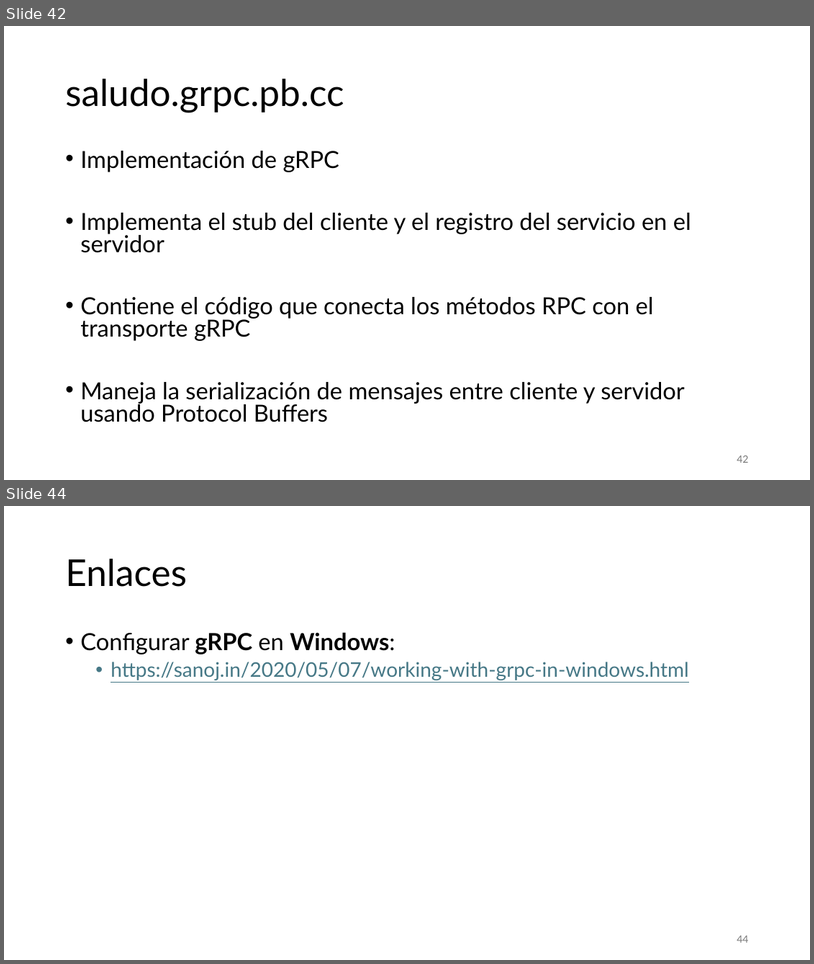
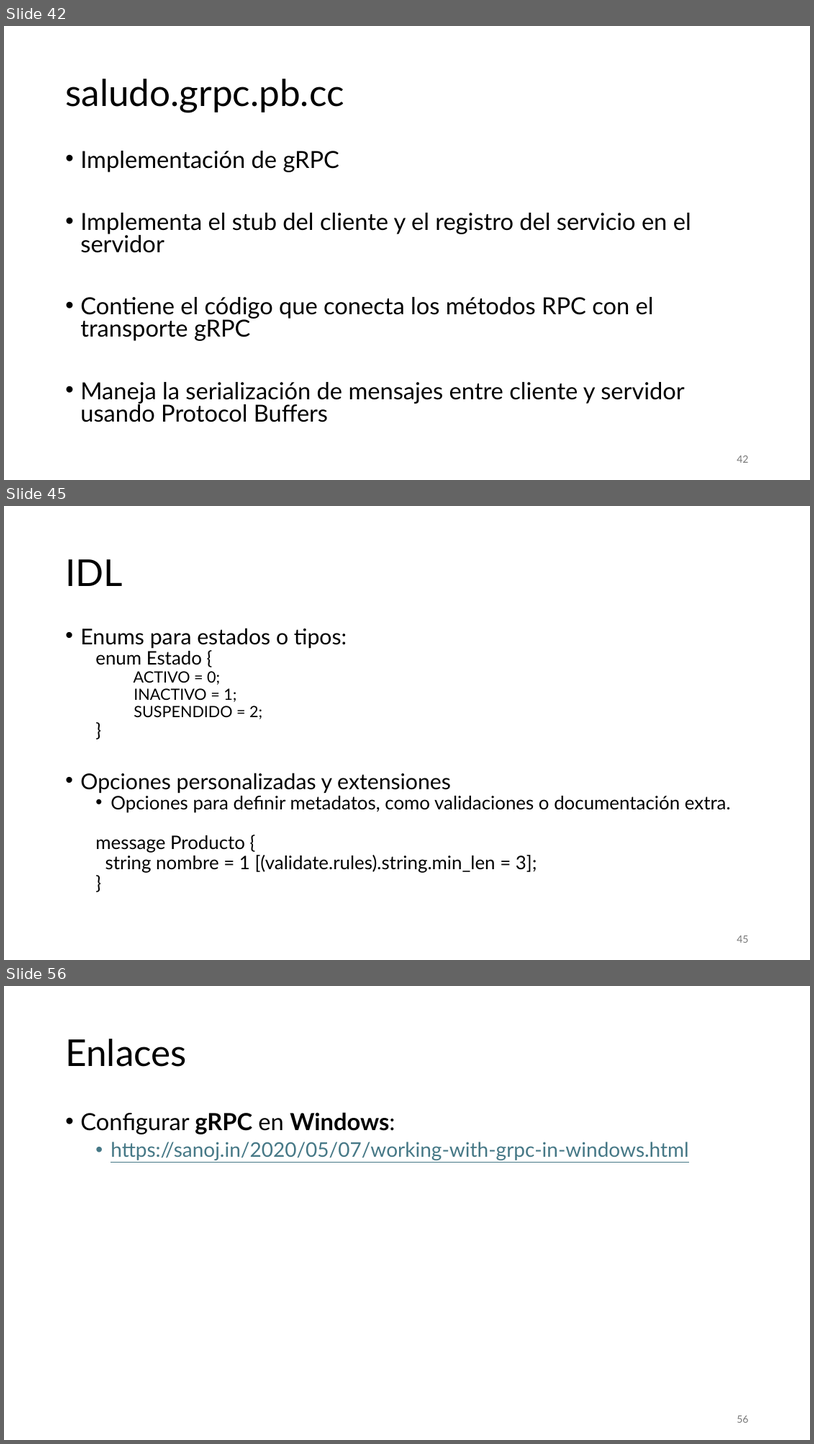
Before and after one commit to aldebarran22/CURSO_CPP_SERVICIOS_30H, a slide deck: doc/3_Comunicacion_microservicios_C++.pptx. Shown one above the other, each under a label of ours: slides 42 and 44 before the commit, slides 42, 45 and 56 after it; the slides between them are not shown. The pictures are 814x964 and 814x1444 pixels, drawn with LibreOffice and Linux fonts; fonts in the diff are those of the drawing. Boxes give left, top, right and bottom in pixels: in the first picture for what was removed or moved away, otherwise in the second. Text is boxed around its words. In the diff, an @@ line names an element or a change of style, - is before the commit and + after.

```diff
--- a/doc/3_Comunicacion_microservicios_C++.pptx
+++ b/doc/3_Comunicacion_microservicios_C++.pptx
@@ slide 45 added at (x1=4, y1=506, x2=810, y2=960), background #FFFFFF @@
@@ title added at (x1=65, y1=559, x2=123, y2=586), 44 pt, text #000000 @@
+IDL
@@ text added at (x1=80, y1=628, x2=731, y2=872), 22.2 pt, text #000000 @@
+• Enums para estados o tipos:
+  enum Estado {
+    ACTIVO = 0;
+    INACTIVO = 1;
+    SUSPENDIDO = 2;
+  }
+• Opciones personalizadas y extensiones
+  • Opciones para definir metadatos, como validaciones o documentación extra.
+  message Producto {
+  string nombre = 1 [(validate.rules).string.min_len = 3];
+  }
@@ page number added at (x1=737, y1=935, x2=748, y2=942), 12 pt, text #797979 @@
+45
@@ what was slide 44 is now slide 56 @@
@@ page number at (x1=737, y1=1415, x2=748, y2=1422): text changed @@
-44
+56
```
Also in this commit, not shown: 2 slides changed, 14 other slides added, 7 other files.
